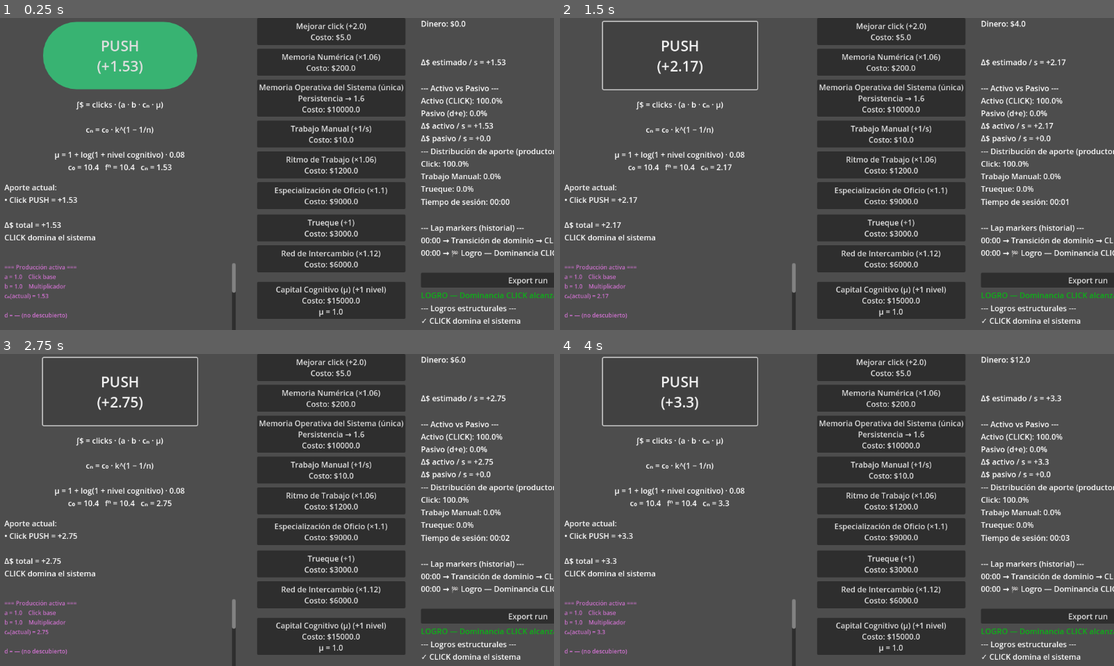
Above: before the commit, frames 1-4 (two rows, left to right).
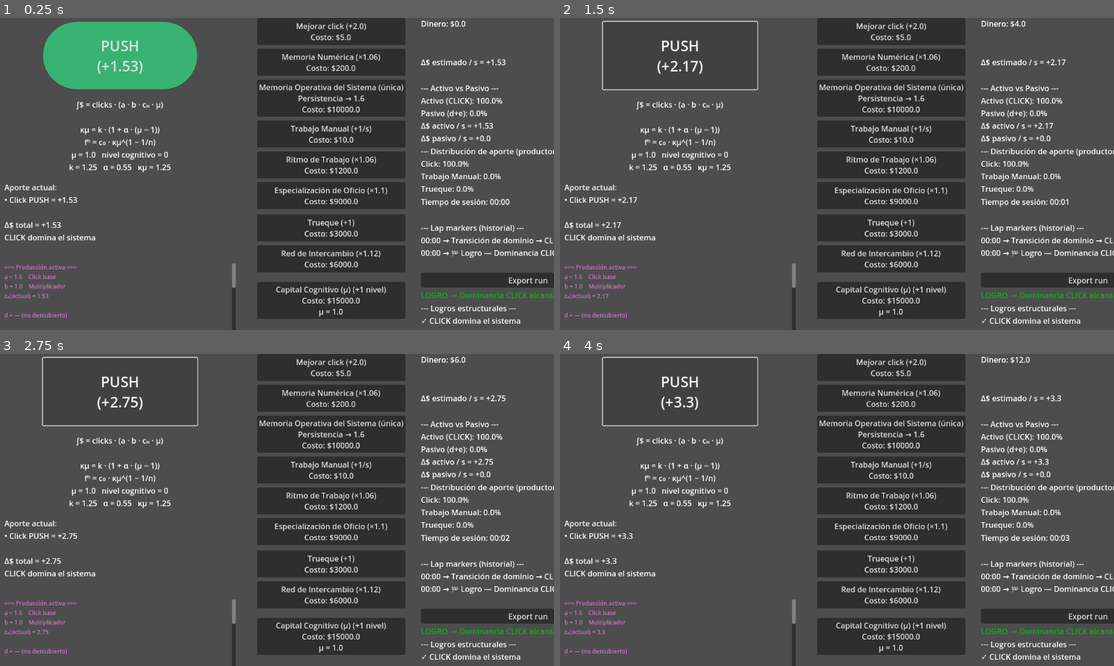
Above: after the commit, the same moments.

Repository: amurito/godot-idle-game
Game: Godot game, scene res://main.tscn
Same seed, same stepped clock (60 frames per second), same inputs: the game is played once before the commit and once after it.
Inputs:
- Up to frame 1 (0.25 s): no input
- Up to frame 2 (1.5 s): click "PUSH (+1.66)" at 0.5 s; click "PUSH (+2.04)" at 1.25 s
- Up to frame 3 (2.75 s): click "PUSH (+2.41)" at 2 s
- Up to frame 4 (4 s): click "PUSH (+2.75)" at 2.75 s; click "PUSH (+3.09)" at 3.5 s

The runs differ from the first frame. In frame 1, 0.7% of the frame differs, in the area x 9-43%, y 34-89%; in frame 2, 0.7%; in frame 3, 0.7%; in frame 4, 0.7%.

Commit message:
HUD — κμ visible en fórmula + μ movido a bloque estructural

Diff:
--- a/main.gd
+++ b/main.gd
@@ -82,7 +82,8 @@
 const COGNITIVE_MULTIPLIER := 0.05
 # μ dinámico observado (bloque unico en HUD)
 var mu_structural: float = 1.0
-
+# α constante para k_eff(μ)
+const ALPHA_KAPPA := 0.55
 
 # =============== SESIÓN / LAB MODE ===================
 
@@ -220,20 +221,28 @@
 		if unlocked_me:
 			t += " · me"
 
-	# --- definiciones estructurales abajo ---
-	t += "\n\ncₙ = c₀ · k^(1 − 1/n)"
-	t += "\n"
-	t += "\nμ = 1 + log(1 + nivel cognitivo) · 0.08"
+	t += "\n\nκμ = k · (1 + α · (μ − 1))"
+	t += "\nfⁿ = c₀ · κμ^(1 − 1/n)"
+
 
 	return t
 
 
 func build_formula_values() -> String:
+	var mu = float(snapped(cognitive_mu, 0.01))
+	var k = float(snapped(K_PERSISTENCE, 0.01))
+	var alpha := 0.55
+	var k_mu = float(snapped(get_k_eff(), 0.01))
+
 	var c0 = float(snapped(persistence_base, 0.01))
 	var fn = float(snapped(get_persistence_target(), 0.01))
 	var cn = float(snapped(persistence_dynamic, 0.01))
 
-	var t := "c₀ = %s   fⁿ = %s   cₙ = %s\n" % [c0, fn, cn]
+	var t := ""
+	t += "μ = %s   nivel cognitivo = %d\n" % [mu, cognitive_level]
+	t += "k = %s   α = %s   κμ = %s\n" % [k, alpha, k_mu]
+	t += "c₀ = %s   fⁿ = 56t%s   cₙ = %s" % [c0, fn, cn]
+
 	return t
 
 
@@ -285,20 +294,29 @@
 		hud += "me = — (estructura latente)\n"
 
 
-	# ===== CAPA 3 - CAPITAL COGNITIVO =====
+	# ===== CAPITAL COGNITIVO =====
 	hud += "\n--- Capital Cognitivo ---\n"
-	hud += "μ = %s\n" % snapped(mu_structural, 0.01)
+	hud += "μ = %s\n" % snapped(get_mu_structural_factor(), 0.01)
 	hud += "Nivel cognitivo = %d\n" % cognitive_level
-	# ===== CAPA 4 - MODELO ESTRUCTURAL  =====
+
+	# ===== MODELO ESTRUCTURAL (teórico) =====
 	var m = update_structural_hud_model_block()
+
+	var k_eff = m.k_eff
+
+	hud += "\nκμ = k · (1 + α · (μ − 1))\n"
+	hud += "fⁿ = c₀ · κμ^(1 − 1/n)\n"
+
+	hud += "\nμ = %s\n" % snapped(get_mu_structural_factor(), 0.01)
+	hud += "k = %s\n" % snapped(K_PERSISTENCE, 0.01)
+	hud += "α = %s\n" % ALPHA_KAPPA
+	hud += "κμ = %s\n" % snapped(k_eff, 0.01)
+	hud += "n = %d\n" % int(m.n)
+
 	hud += "\n--- MODELO ESTRUCTURAL (teórico) ---\n"
 	hud += "fⁿ = %s\n" % snapped(m.f_n, 0.01)
 	hud += "cₙ(modelo) = %s\n" % snapped(m.c_n_model, 0.01)
 	hud += "ε(modelo) = %s\n" % snapped(m.eps_model, 0.001)
-	hud += "\n"
-	hud += "k = %s\n" % snapped(m.k, 0.01)
-	hud += "k_eff(μ) = %s\n" % snapped(m.k_eff, 0.01)
-	hud += "n = %d\n" % int(m.n)
 
 	# 🚨 SIN ESTO EL PANEL NO MUESTRA NADA
 	click_stats_label.text = hud
@@ -442,7 +460,7 @@
 func get_k_eff() -> float:
 	var mu := get_mu_structural_factor()
 	var alpha := 0.55 # impacto perceptible en pocas upgrades
-	return K_PERSISTENCE * (1.0 + alpha * (mu - 1.0))
+	return K_PERSISTENCE * (1.0 + ALPHA_KAPPA * (mu - 1.0))
 
 
 # -----------------------------------------------------
--- /dev/null
+++ b/runs/run_07-01-2026_17-22.csv
@@ -0,0 +1,2 @@
+fecha;hora;tiempo_sesion;delta_total;dominio
+07/01/2026;17:22;Tiempo de sesión: 07:09;Δ$ estimado / s = +158.61;CLICK domina el sistema
--- /dev/null
+++ b/runs/run_07-01-2026_17-22.json
@@ -0,0 +1,12 @@
+{
+	"activo_vs_pasivo": "--- Activo vs Pasivo ---\nActivo (CLICK): 45.9%\nPasivo (d+e): 54.1%\nΔ$ activo / s = +72.77\nΔ$ pasivo / s = +85.84",
+	"delta_total_s": "Δ$ estimado / s = +158.61",
+	"distribucion_aporte": "--- Distribución de aporte (productores) ---\nClick: 45.9%\nTrabajo Manual: 18.1%\nTrueque: 36.0%",
+	"dominio": "CLICK domina el sistema",
+	"fecha": "07/01/2026",
+	"hora": "17:22",
+	"lap_markers": "--- Lap markers (historial) ---\n03:36 → Desbloqueado e (Trueque)\n03:40 → Desbloqueado me (Red de Intercambio)\n03:44 → Desbloqueado md (Ritmo de Trabajo)\n03:45 → Desbloqueado md (Ritmo de Trabajo)\n03:55 → Upgrade estructural → Capital Cognitivo (μ ↑ nivel 1)\n04:16 → Upgrade estructural → Capital Cognitivo (μ ↑ nivel 2)\n04:48 → Upgrade estructural → Capital Cognitivo (μ ↑ nivel 3)\n05:40 → Upgrade estructural → Persistencia (baseline elevado)\n06:42 → Upgrade estructural → Capital Cognitivo (μ ↑ nivel 4)\n06:52 → Desbloqueado e (Trueque)\n06:53 → Desbloqueado e (Trueque)\n07:05 → Desbloqueado d (Trabajo Manual)\n",
+	"produccion_jugador": "=== Producción activa ===\na = 18.0    Click base\nb = 1.69    Multiplicador\ncₙ(actual) = 2.12\n\nd = 14.0/s    Trabajo Manual\nmd = 1.5    Ritmo de Trabajo\nso = 1.21    Especialización de Oficio\n\ne = 36.0/s    Trueque corregido\nme = 1.4    Red de intercambio\n\n--- Capital Cognitivo ---\nμ = 1.13\nNivel cognitivo = 4\n\n--- MODELO ESTRUCTURAL (teórico) ---\nfⁿ = 2.12\ncₙ(modelo) = 2.12\nε(modelo) = 0.0\n\nk = 1.25\nk_eff(μ) = 1.34\nn = 29\n",
+	"tiempo_sesion": "Tiempo de sesión: 07:09",
+	"version": "0.7"
+}
--- /dev/null
+++ b/runs/run_07-01-2026_17-39.csv
@@ -0,0 +1,2 @@
+fecha;hora;tiempo_sesion;delta_total;dominio
+07/01/2026;17:39;Tiempo de sesión: 04:47;Δ$ estimado / s = +135.74;CLICK domina el sistema
--- /dev/null
+++ b/runs/run_07-01-2026_17-39.json
@@ -0,0 +1,12 @@
+{
+	"activo_vs_pasivo": "--- Activo vs Pasivo ---\nActivo (CLICK): 42.4%\nPasivo (d+e): 57.6%\nΔ$ activo / s = +57.53\nΔ$ pasivo / s = +78.21",
+	"delta_total_s": "Δ$ estimado / s = +135.74",
+	"distribucion_aporte": "--- Distribución de aporte (productores) ---\nClick: 42.4%\nTrabajo Manual: 18.4%\nTrueque: 39.3%",
+	"dominio": "CLICK domina el sistema",
+	"fecha": "07/01/2026",
+	"hora": "17:39",
+	"lap_markers": "--- Lap markers (historial) ---\n02:20 → Desbloqueado e (Trueque)\n02:22 → Desbloqueado me (Red de Intercambio)\n02:22 → 🏁 Logro — Árbol productivo completo\n02:31 → Desbloqueado me (Red de Intercambio)\n02:34 → Desbloqueado e (Trueque)\n02:34 → Desbloqueado me (Red de Intercambio)\n02:44 → Desbloqueado me (Red de Intercambio)\n03:16 → Upgrade estructural → Capital Cognitivo (μ ↑ nivel 1)\n03:27 → Upgrade estructural → Capital Cognitivo (μ ↑ nivel 2)\n03:45 → Upgrade estructural → Capital Cognitivo (μ ↑ nivel 3)\n04:02 → Upgrade estructural → Capital Cognitivo (μ ↑ nivel 4)\n04:15 → Upgrade estructural → Persistencia (baseline elevado)\n",
+	"produccion_jugador": "=== Producción activa ===\na = 16.0    Click base\nb = 1.5    Multiplicador\ncₙ(actual) = 2.12\n\nd = 15.0/s    Trabajo Manual\nmd = 1.34    Ritmo de Trabajo\nso = 1.1    Especialización de Oficio\n\ne = 30.0/s    Trueque corregido\nme = 1.57    Red de intercambio\n\n--- Capital Cognitivo ---\nμ = 1.13\nNivel cognitivo = 4\n\n--- MODELO ESTRUCTURAL (teórico) ---\nfⁿ = 2.12\ncₙ(modelo) = 2.12\nε(modelo) = 0.0\n\nk = 1.25\nk_eff(μ) = 1.34\nn = 27\n",
+	"tiempo_sesion": "Tiempo de sesión: 04:47",
+	"version": "0.7"
+}
--- /dev/null
+++ b/runs/run_07-01-2026_18-30.csv
@@ -0,0 +1,2 @@
+fecha;hora;tiempo_sesion;delta_total;dominio
+07/01/2026;18:30;Tiempo de sesión: 03:11;Δ$ estimado / s = +118.56;CLICK domina el sistema
--- /dev/null
+++ b/runs/run_07-01-2026_18-30.json
@@ -0,0 +1,12 @@
+{
+	"activo_vs_pasivo": "--- Activo vs Pasivo ---\nActivo (CLICK): 64.3%\nPasivo (d+e): 35.7%\nΔ$ activo / s = +76.28\nΔ$ pasivo / s = +42.28",
+	"delta_total_s": "Δ$ estimado / s = +118.56",
+	"distribucion_aporte": "--- Distribución de aporte (productores) ---\nClick: 64.3%\nTrabajo Manual: 16.5%\nTrueque: 19.2%",
+	"dominio": "CLICK domina el sistema",
+	"fecha": "07/01/2026",
+	"hora": "18:30",
+	"lap_markers": "--- Lap markers (historial) ---\n00:52 → Desbloqueado e (Trueque)\n00:59 → Desbloqueado me (Red de Intercambio)\n01:09 → Especialización de Oficio → x1.1\n01:09 → 🏁 Logro — Árbol productivo completo\n01:24 → Desbloqueado e (Trueque)\n01:56 → Upgrade estructural → Capital Cognitivo (μ ↑ nivel 1)\n02:17 → Upgrade estructural → Capital Cognitivo (μ ↑ nivel 2)\n02:26 → Upgrade estructural → Capital Cognitivo (μ ↑ nivel 3)\n02:43 → Upgrade estructural → Capital Cognitivo (μ ↑ nivel 4)\n02:52 → Upgrade estructural → Persistencia (baseline elevado)\n03:03 → Especialización de Oficio → x1.21\n03:08 → Desbloqueado md (Ritmo de Trabajo)\n",
+	"produccion_jugador": "=== Producción activa ===\na = 20.0    Click base\nb = 1.59    Multiplicador\ncₙ(actual) = 2.12\n\nd = 12.0/s    Trabajo Manual\nmd = 1.19    Ritmo de Trabajo\nso = 1.21    Especialización de Oficio\n\ne = 18.0/s    Trueque corregido\nme = 1.12    Red de intercambio\n\n--- Capital Cognitivo ---\nμ = 1.13\nNivel cognitivo = 4\n\n--- MODELO ESTRUCTURAL (teórico) ---\nfⁿ = 2.11\ncₙ(modelo) = 2.11\nε(modelo) = 0.0\n\nk = 1.25\nk_eff(μ) = 1.34\nn = 23\n",
+	"tiempo_sesion": "Tiempo de sesión: 03:11",
+	"version": "0.7"
+}
Not shown, added: runs/run_07-01-2026_17-22.csv.import
Not shown, added: runs/run_07-01-2026_17-39.csv.import
Not shown, added: runs/run_07-01-2026_18-30.csv.import
Not shown, added: d
